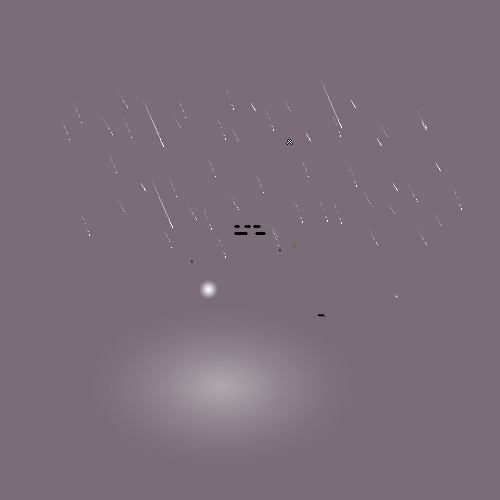
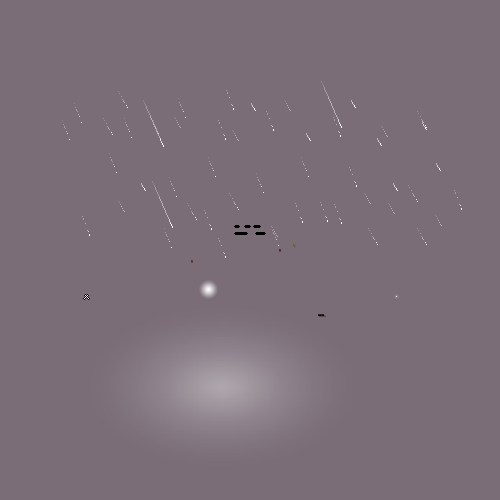
Comparing the layer stacks of the two 500px x 500px images. Changes:
removed layer "MoveDestinationMark.png" over [286, 139, 293, 145]
added layer "CraftingMark.png" above "DefaultLight.png" over [83, 294, 90, 300]
